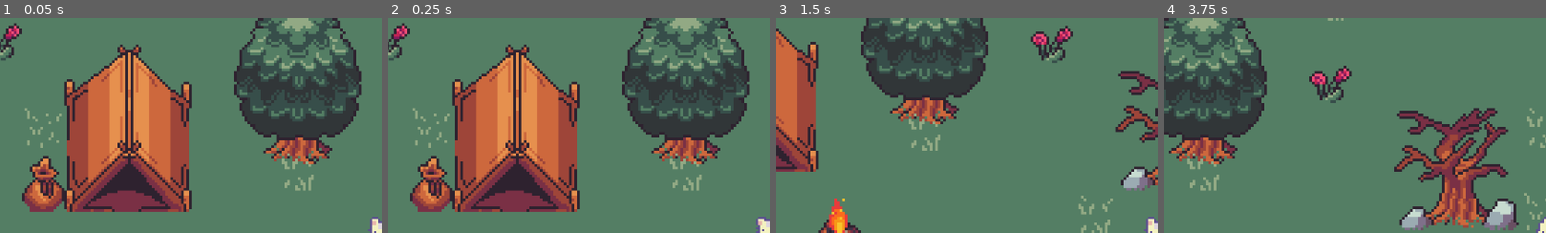
Above: before the commit, frames 1-4 (left to right).
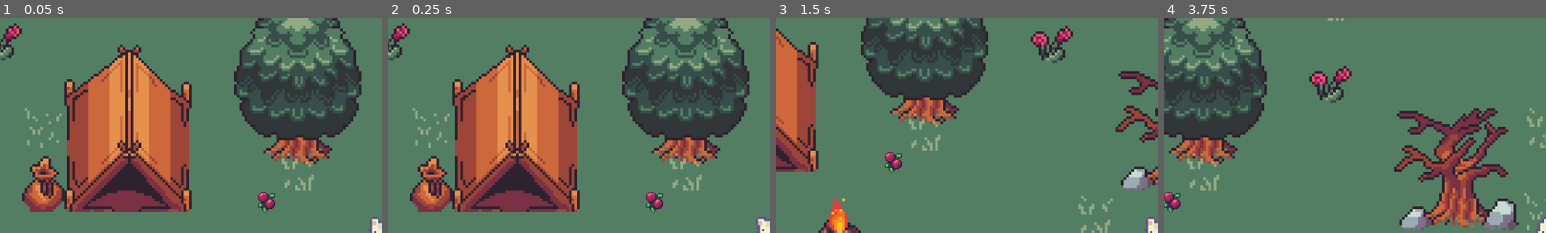
Above: after the commit, the same moments.

Repository: emmadilemma320/EdenEmGame
Game: Godot game, scene res://Scenes/world.tscn
Same seed, same stepped clock (60 frames per second), same inputs: the game is played once before the commit and once after it.
Inputs:
- Up to frame 1 (0.05 s): no input
- Up to frame 2 (0.25 s): no input
- Up to frame 3 (1.5 s): hold D (move_right) 0.53-1.28 s; hold S (move_down) from 1.28 s (still down)
- Up to frame 4 (3.75 s): release S (move_down) at 2.03 s; hold D (move_right) 2.03-2.78 s; hold W (move_up) 2.78-3.53 s; hold A (move_left) from 3.53 s (still down)
The pictures show only the part of the screen within x 0-50%, y 0-50%; the shares and areas given below are measured in that part.

The runs differ from the first frame. In frame 1, 0.3% of the frame differs, in the area x 67-72%, y 80-91%; in frame 2, 0.3%; in frame 3, 0.3%; in frame 4, 0.3%.

Commit message:
Added basic berry

Diff:
--- a/Resources/Ground_Terrain(64x64size).tres
+++ b/Resources/Ground_Terrain(64x64size).tres
@@ -1,9 +1,9 @@
 [gd_resource type="TileSet" load_steps=7 format=3 uid="uid://qavwmbkuyrlo"]
 
 [ext_resource type="Texture2D" uid="uid://i108pjojih5n" path="res://Assets/Terrain-and-Buildings/Raven Fantasy/64x64.png" id="1_4taog"]
-[ext_resource type="PackedScene" uid="uid://cm8mpp8jdahj4" path="res://Scenes/Items/large_waterfall_64x64.tscn" id="2_f635j"]
-[ext_resource type="PackedScene" uid="uid://jx8dgtgwdsy4" path="res://Scenes/Items/skinny_waterfall_64x64.tscn" id="3_8ag51"]
-[ext_resource type="PackedScene" uid="uid://dyul0i4iq6rbg" path="res://Scenes/Items/pond_64x64.tscn" id="4_8ag51"]
+[ext_resource type="PackedScene" uid="uid://cm8mpp8jdahj4" path="res://Scenes/Animated Terrain Items/large_waterfall_64x64.tscn" id="2_f635j"]
+[ext_resource type="PackedScene" uid="uid://jx8dgtgwdsy4" path="res://Scenes/Animated Terrain Items/skinny_waterfall_64x64.tscn" id="3_8ag51"]
+[ext_resource type="PackedScene" uid="uid://dyul0i4iq6rbg" path="res://Scenes/Animated Terrain Items/pond_64x64.tscn" id="4_8ag51"]
 
 [sub_resource type="TileSetAtlasSource" id="TileSetAtlasSource_h2ck3"]
 resource_name = "Raven Fantasy"
--- /dev/null
+++ b/Scenes/Items/berry.tscn
@@ -0,0 +1,22 @@
+[gd_scene load_steps=4 format=3 uid="uid://duspkatahqr5f"]
+
+[ext_resource type="Script" uid="uid://d3bc8e2t7pxdu" path="res://Scripts/berry.gd" id="1_g25s4"]
+[ext_resource type="Texture2D" uid="uid://bi1h2daaue5u1" path="res://Assets/Items/Tiny Wonder Forest items&objects/objects.png" id="2_cxk2i"]
+
+[sub_resource type="CircleShape2D" id="CircleShape2D_x0a6e"]
+radius = 15.0
+
+[node name="Berry" type="Area2D"]
+script = ExtResource("1_g25s4")
+
+[node name="Sprite2D" type="Sprite2D" parent="."]
+position = Vector2(0, 1)
+scale = Vector2(2, 2)
+texture = ExtResource("2_cxk2i")
+region_enabled = true
+region_rect = Rect2(16, 32, 16, 16)
+
+[node name="CollisionShape2D" type="CollisionShape2D" parent="."]
+shape = SubResource("CircleShape2D_x0a6e")
+
+[connection signal="body_entered" from="." to="." method="_on_body_entered"]
--- a/Scenes/world.tscn
+++ b/Scenes/world.tscn
@@ -1,7 +1,8 @@
-[gd_scene load_steps=3 format=4 uid="uid://ipbfxfjjual0"]
+[gd_scene load_steps=4 format=4 uid="uid://ipbfxfjjual0"]
 
 [ext_resource type="PackedScene" uid="uid://cgkys2yocbk4n" path="res://Scenes/player.tscn" id="1_a02cp"]
 [ext_resource type="TileSet" uid="uid://qavwmbkuyrlo" path="res://Resources/Ground_Terrain(64x64size).tres" id="1_go701"]
+[ext_resource type="PackedScene" uid="uid://duspkatahqr5f" path="res://Scenes/Items/berry.tscn" id="3_5a7ea"]
 
 [node name="World" type="Node2D"]
 
@@ -26,3 +27,6 @@
 [node name="Top_Decoration" type="TileMapLayer" parent="Top_Paint"]
 tile_map_data = PackedByteArray("AAALAAUAAAADAAIAAAAMAAYAAAAFAAAAAAAKAAYAAAAEAAAAAAABAAQAAAAGAAYAAAD//wUAAAAJAAgAAAADAAcAAAANAAMAAAAFAAMAAAAAAAUAAAAOAAsAAAAIAAIAAAAPAAsAAAAGAAIAAAA=")
 tile_set = ExtResource("1_go701")
+
+[node name="Berry" parent="." instance=ExtResource("3_5a7ea")]
+position = Vector2(399, 280)
--- /dev/null
+++ b/Scripts/berry.gd
@@ -0,0 +1,7 @@
+extends Area2D
+
+
+
+func _on_body_entered(body: Node2D) -> void:
+	print("berry nice!")
+	queue_free()
Not shown, changed: Documentation/DesignDoc.txt
Renamed: Scenes/Items/large_waterfall_64x64.tscn -> Scenes/Animated Terrain Items/large_waterfall_64x64.tscn
Renamed: Scenes/Items/pond_64x64.tscn -> Scenes/Animated Terrain Items/pond_64x64.tscn
Renamed: Scenes/Items/skinny_waterfall_64x64.tscn -> Scenes/Animated Terrain Items/skinny_waterfall_64x64.tscn
Not shown, added: Scripts/berry.gd.uid
